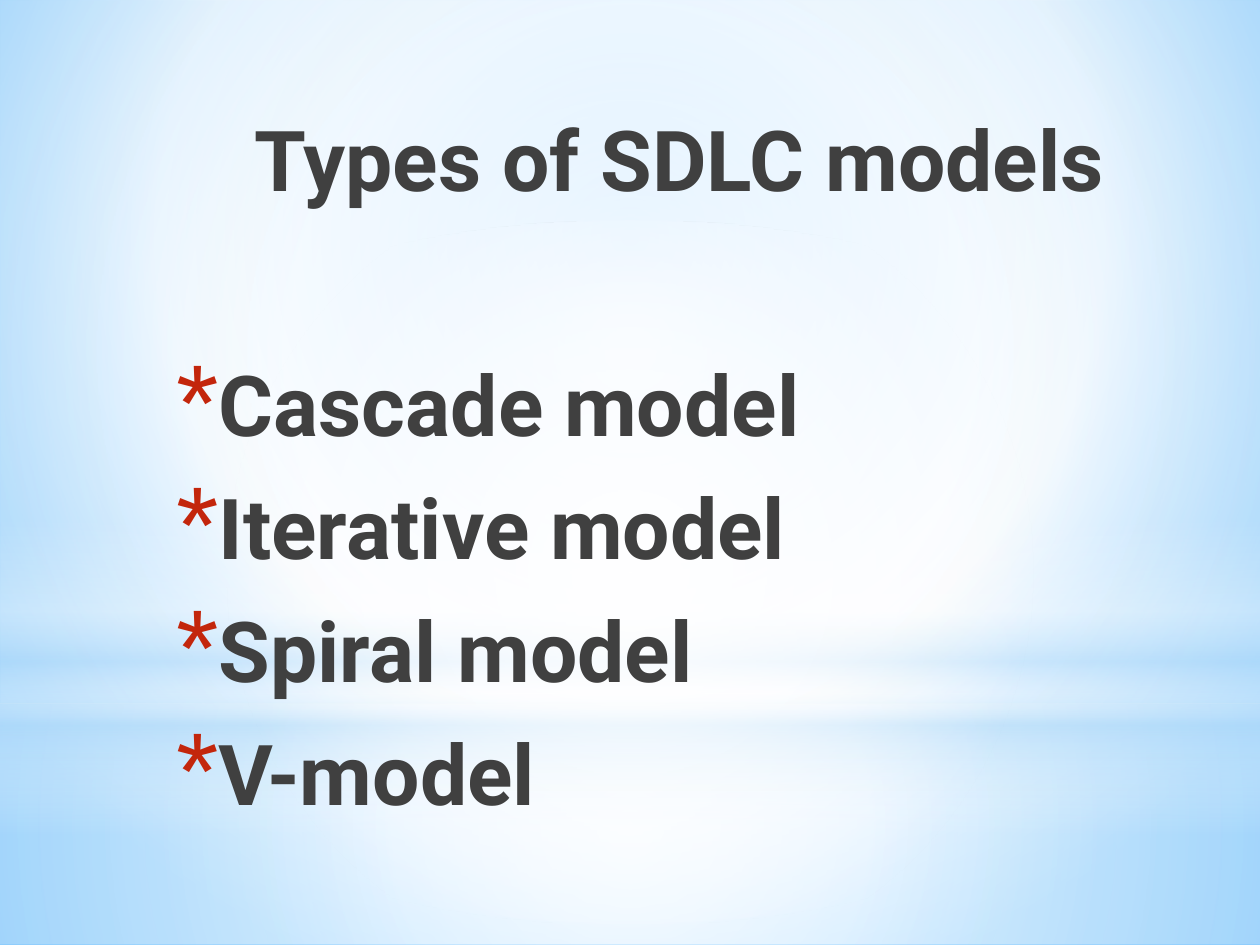
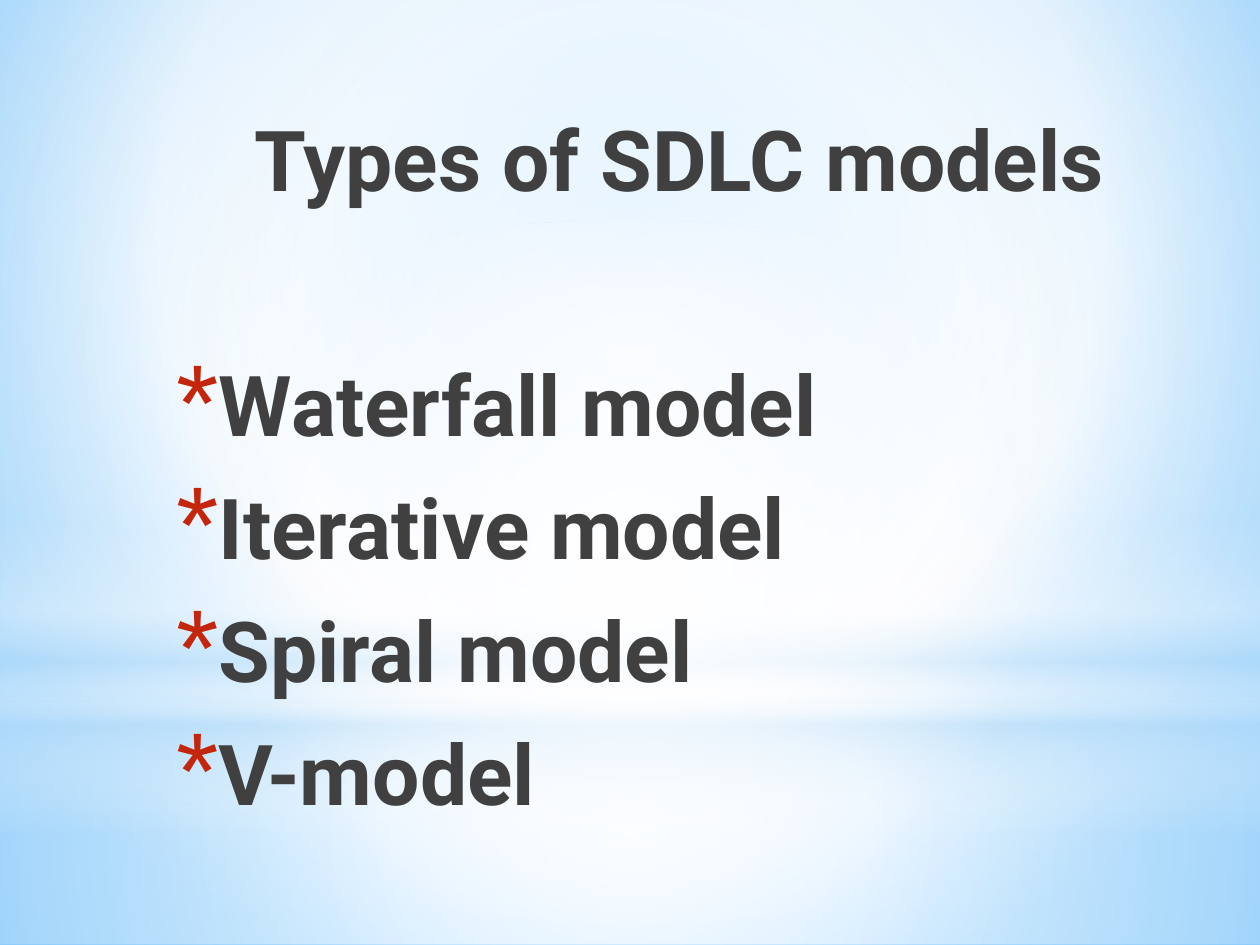
Before and after one commit to Olga-Ryma/HomeWorkTesting, a slide deck: slide 2 of Methodologies_Olga_Rymarchuk.pptx. Drawn at 1260x945 pixels with LibreOffice and Linux fonts; fonts in the diff are those of the drawing. Boxes give left, top, right and bottom in pixels: in the first picture for what was removed or moved away, otherwise in the second. Text is boxed around its words. In the diff, an @@ line names an element or a change of style, - is before the commit and + after.

```diff
--- a/Methodologies_Olga_Rymarchuk.pptx
+++ b/Methodologies_Olga_Rymarchuk.pptx
@@ text at (x1=219, y1=372, x2=817, y2=437): text changed @@
-* Cascade model
+* Waterfall model
```
Also in this commit, not shown: 2 other slides changed, 9 slides added.
